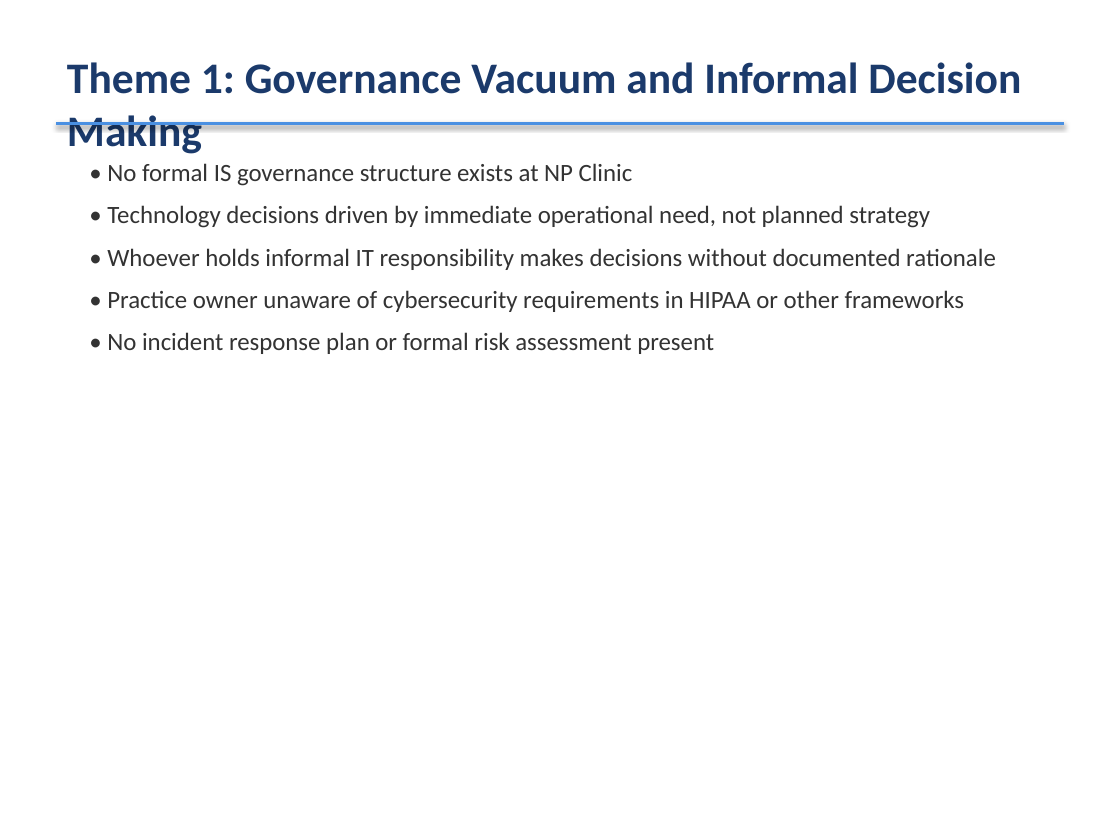
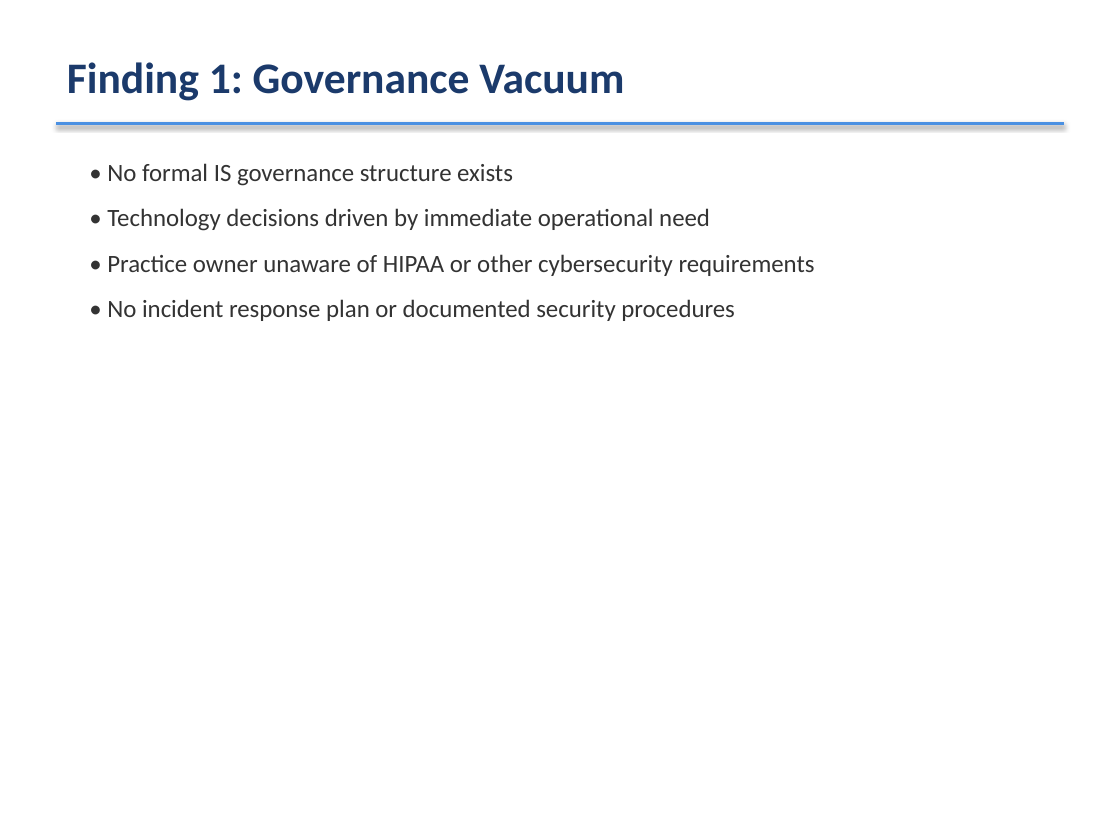
Before and after one commit to CyberNupe/CyberNupe, a slide deck: slide 7 of DRP_Defense_Presentation.pptx (slide 22 before the commit). Drawn at 1120x840 pixels with LibreOffice and Linux fonts; fonts in the diff are those of the drawing. Boxes give left, top, right and bottom in pixels: in the first picture for what was removed or moved away, otherwise in the second. Text is boxed around its words. In the diff, an @@ line names an element or a change of style, - is before the commit and + after.

```diff
--- a/DRP_Defense_Presentation.pptx
+++ b/DRP_Defense_Presentation.pptx
@@ text at (67, 62, 624, 101): text changed @@
-Theme 1: Governance Vacuum and Informal Decision Making
+Finding 1: Governance Vacuum
@@ text at (107, 163, 815, 321): text changed @@
-• No formal IS governance structure exists at NP Clinic
-• Technology decisions driven by immediate operational need, not planned strategy
-• Whoever holds informal IT responsibility makes decisions without documented rationale
-• Practice owner unaware of cybersecurity requirements in HIPAA or other frameworks
-• No incident response plan or formal risk assessment present
+• No formal IS governance structure exists
+• Technology decisions driven by immediate operational need
+• Practice owner unaware of HIPAA or other cybersecurity requirements
+• No incident response plan or documented security procedures
```
Also in this commit, not shown: 16 other slides changed, 22 slides removed.
